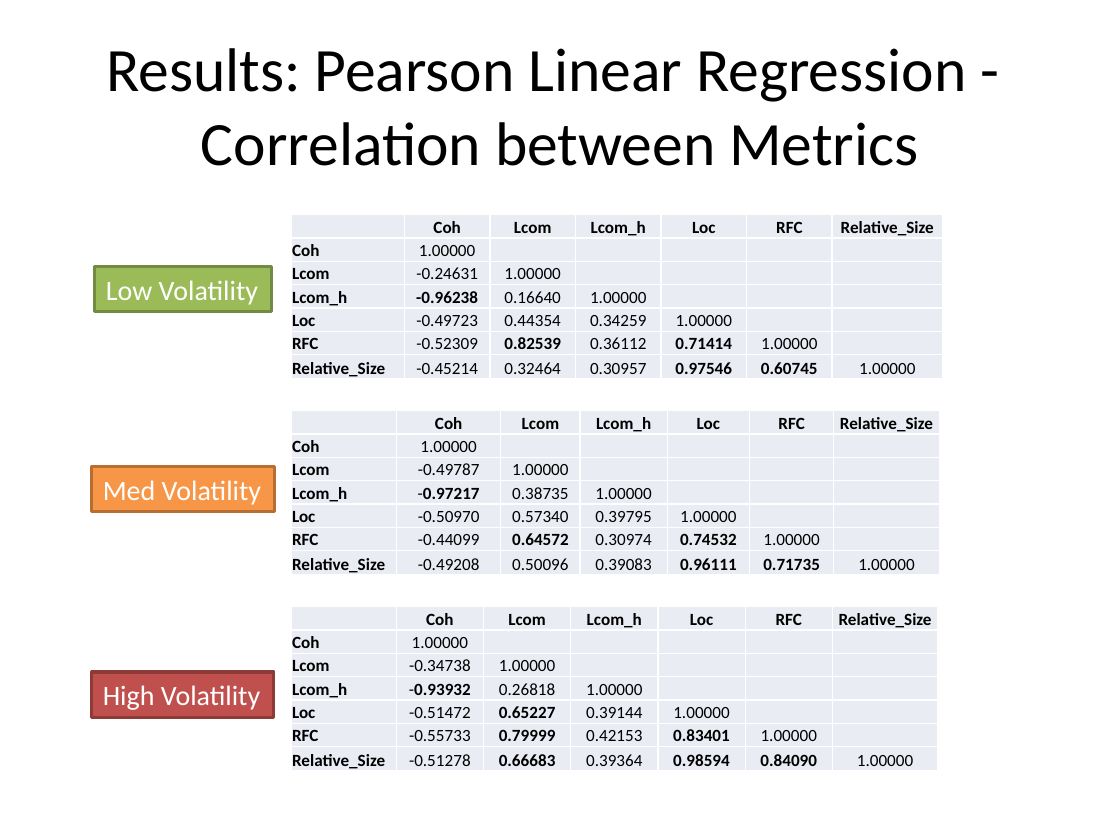
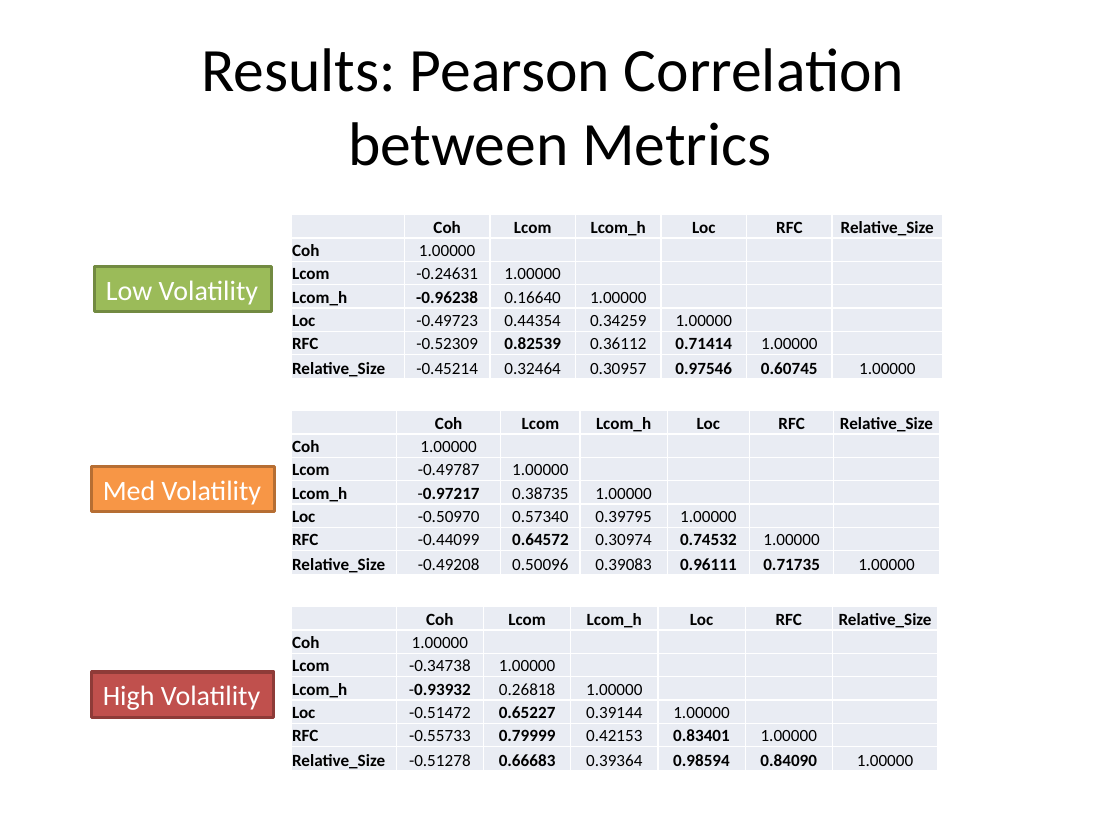
Before and after one commit to tajmilur-rahman/SOEN6611, a slide deck: slide 16 of milestones/Group_Presentation_Volatility_Amish.pptx. Drawn at 1120x840 pixels with LibreOffice and Linux fonts; fonts in the diff are those of the drawing. Boxes give left, top, right and bottom in pixels: in the first picture for what was removed or moved away, otherwise in the second. Text is boxed around its words. In the diff, an @@ line names an element or a change of style, - is before the commit and + after.

Commit message:
Updating ppt 16

```diff
--- a/milestones/Group_Presentation_Volatility_Amish.pptx
+++ b/milestones/Group_Presentation_Volatility_Amish.pptx
@@ title at <box>201,48,904,166</box>: text changed @@
-Results: Pearson Linear Regression - Correlation between Metrics
+Results: Pearson Correlation
+between Metrics
```
